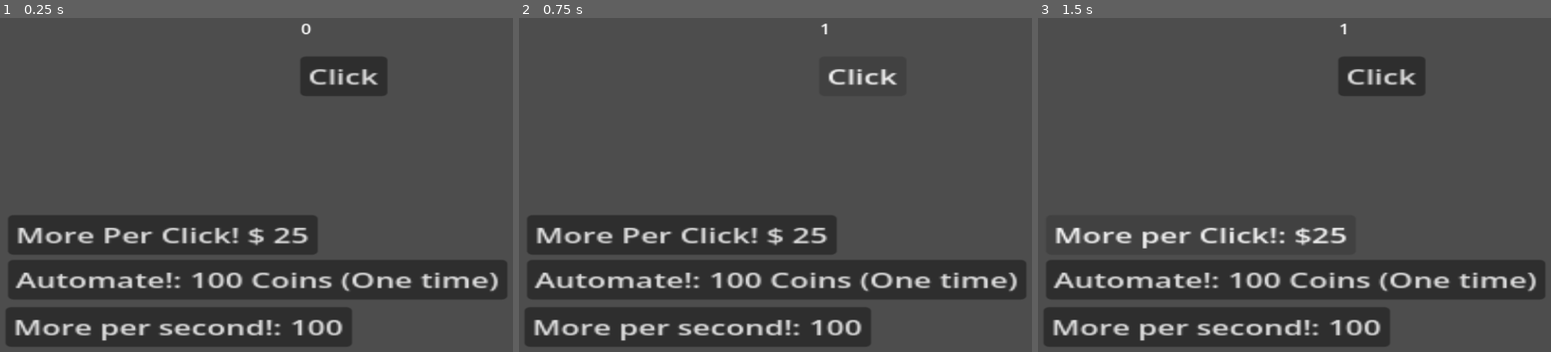
Above: before the commit, frames 1-3 (left to right).
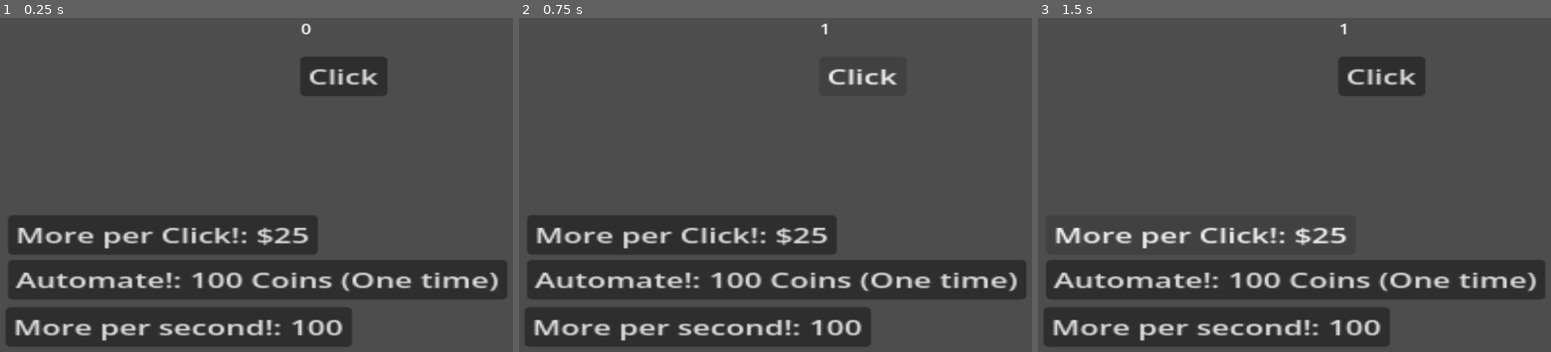
Above: after the commit, the same moments.

Repository: Dooruss/Godot-Cube-Isle
Game: Godot game, scene res://main.tscn
Two runs of this game, one before a commit and one after it. Both use one fixed random seed, a clock stepped at 60 frames per second and the inputs below.
Inputs:
- Up to frame 1 (0.25 s): no input
- Up to frame 2 (0.75 s): click "Click" at 0.5 s
- Up to frame 3 (1.5 s): click "More Per Click! $ 25" (after the commit: "More per Click!: $25") at 1.25 s

The runs differ from the first frame. In frame 1, 0.4% of the frame differs, in the area x 20-61%, y 62-70%; in frame 2, 0.4%; in frame 3, nothing differs.

Commit message:
Update main.tscn

Diff:
--- a/idle-game/main.tscn
+++ b/idle-game/main.tscn
@@ -27,7 +27,7 @@
 offset_right = 62.0
 offset_bottom = 459.0
 scale = Vector2(3.1052604, 2.0526292)
-text = "More Per Click! $ 25"
+text = "More per Click!: $25"
 
 [node name="AutoButton" type="Button" parent="UpperController" unique_id=251438425]
 layout_mode = 0
